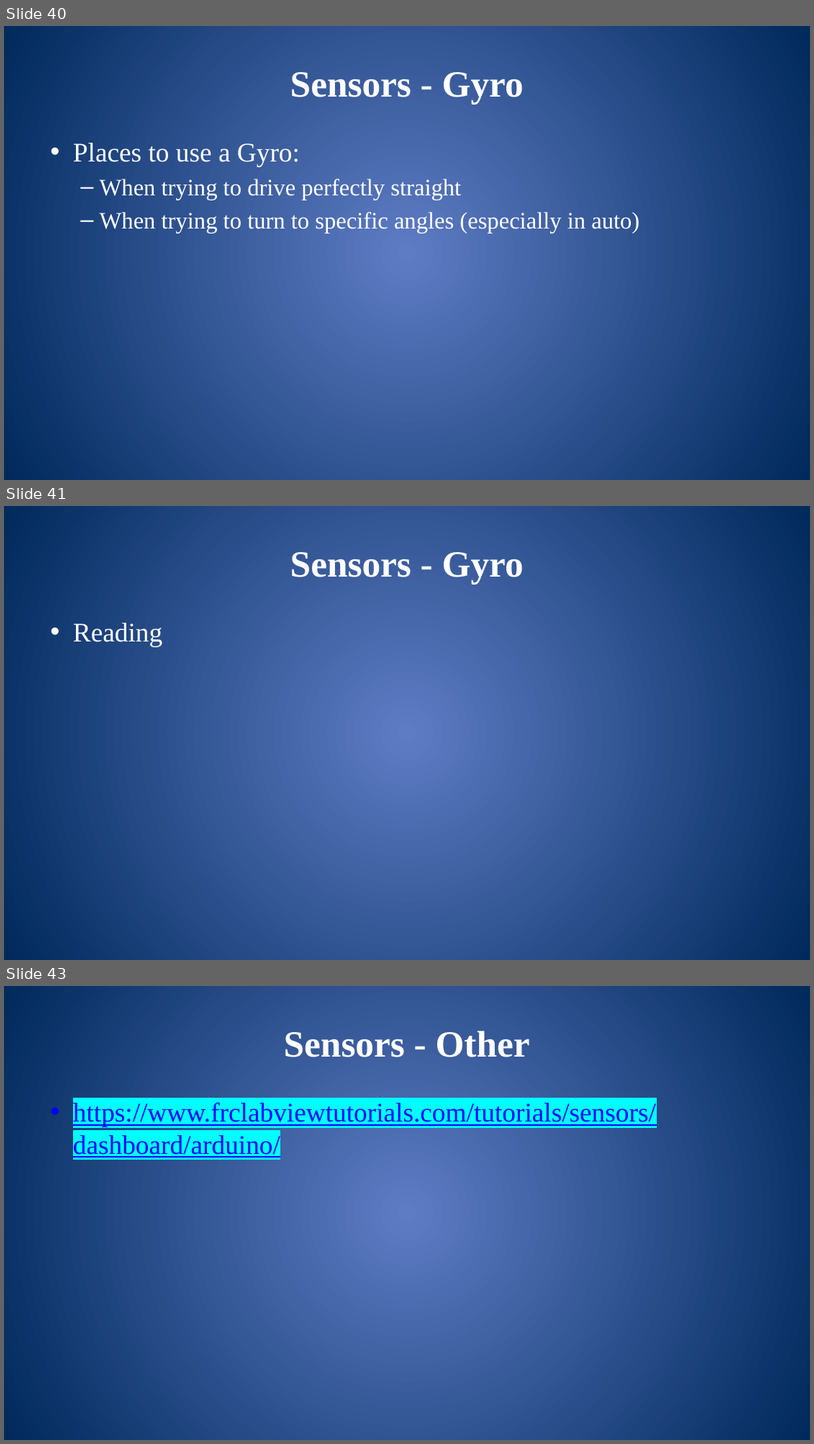
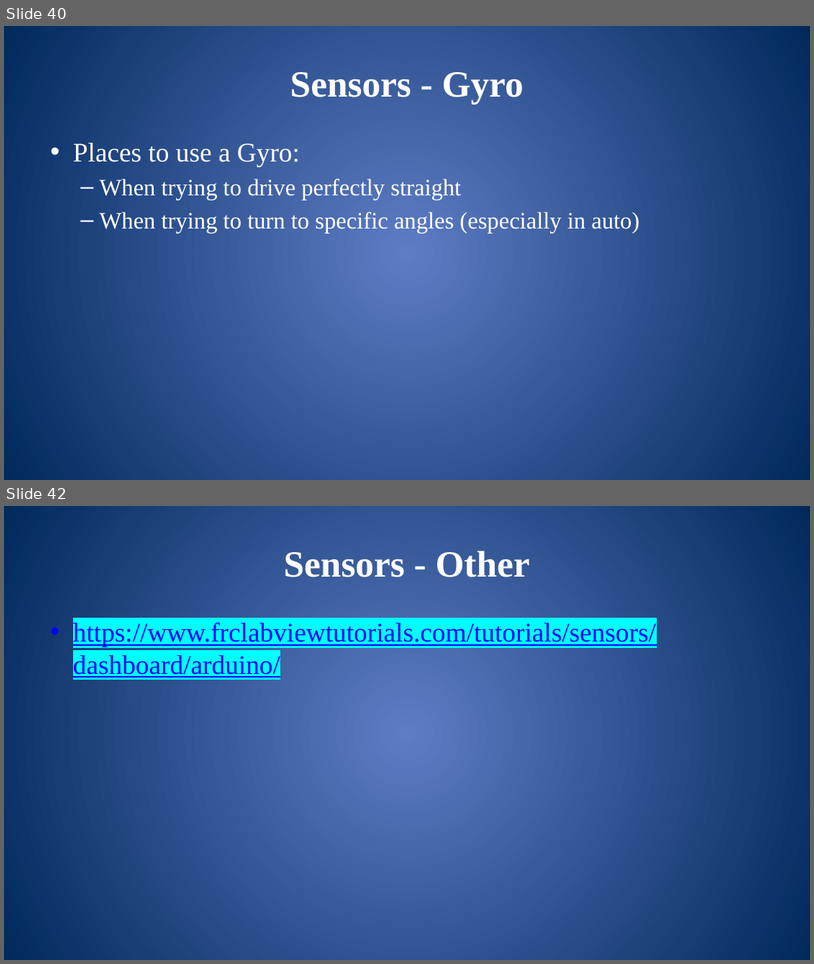
Before and after one commit to mshafer1/frc-labview-workshops, a slide deck: files/2019/LabVIEW_Advanced.pptx. Shown one above the other, each under a label of ours: slides 40, 41 and 43 before the commit, slides 40 and 42 after it; the slides between them are not shown. The pictures are 814x1444 and 814x964 pixels, drawn with LibreOffice and Linux fonts; fonts in the diff are those of the drawing. Boxes give left, top, right and bottom in pixels: in the first picture for what was removed or moved away, otherwise in the second. Text is boxed around its words. In the diff, an @@ line names an element or a change of style, - is before the commit and + after.

```diff
--- a/files/2019/LabVIEW_Advanced.pptx
+++ b/files/2019/LabVIEW_Advanced.pptx
@@ slide 41 removed at [4, 506, 810, 960], background gradient #5E7CC5 to #00295C @@
@@ title removed at [291, 552, 524, 584] @@
-Sensors - Gyro
@@ text removed at [73, 623, 162, 646] @@
-• Reading
@@ what was slide 43 is now slide 42 @@
```
Also in this commit, not shown: 7 slides changed, 1 slide added, 1 other slide removed, 1 other file.
